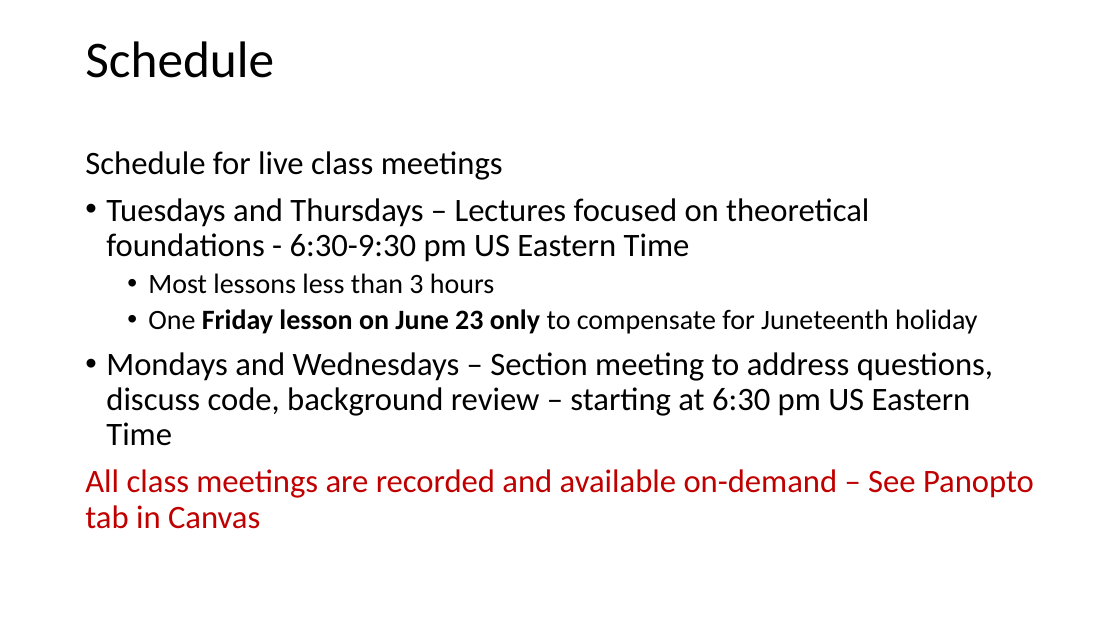
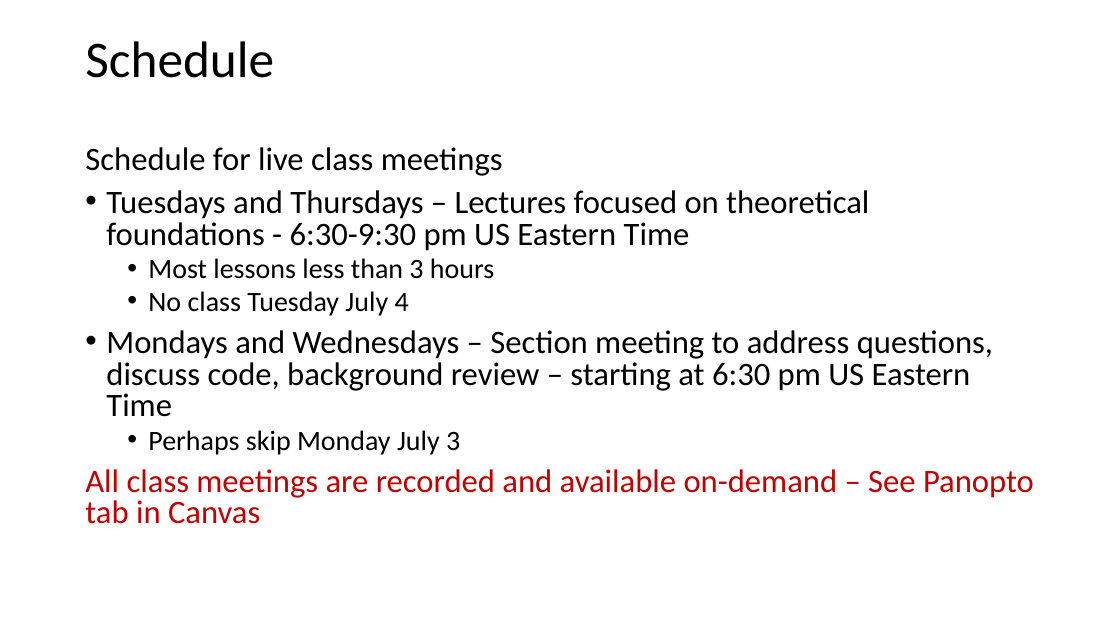
Before and after one commit to StephenElston/CSCI-E-108, a slide deck: slide 14 of slides/1_Introduction.pptx (slide 13 before the commit). Drawn at 1120x630 pixels with LibreOffice and Linux fonts; fonts in the diff are those of the drawing. Boxes give left, top, right and bottom in pixels: in the first picture for what was removed or moved away, otherwise in the second. Text is boxed around its words. In the diff, an @@ line names an element or a change of style, - is before the commit and + after.

Commit message:
Imporved annimations and corrected typos

```diff
--- a/slides/1_Introduction.pptx
+++ b/slides/1_Introduction.pptx
@@ text at bbox=[85, 147, 1034, 524]: line spacing 0.9 to 0.8 @@
@@ text at bbox=[148, 291, 409, 316]: text changed @@
-  • One Friday lesson on June 23 only to compensate for Juneteenth holiday
+  • No class Tuesday July 4
@@ text at bbox=[148, 430, 460, 455]: paragraph added @@
+  • Perhaps skip Monday July 3
```
Also in this commit, not shown: 3 other slides changed, 1 slide added.
